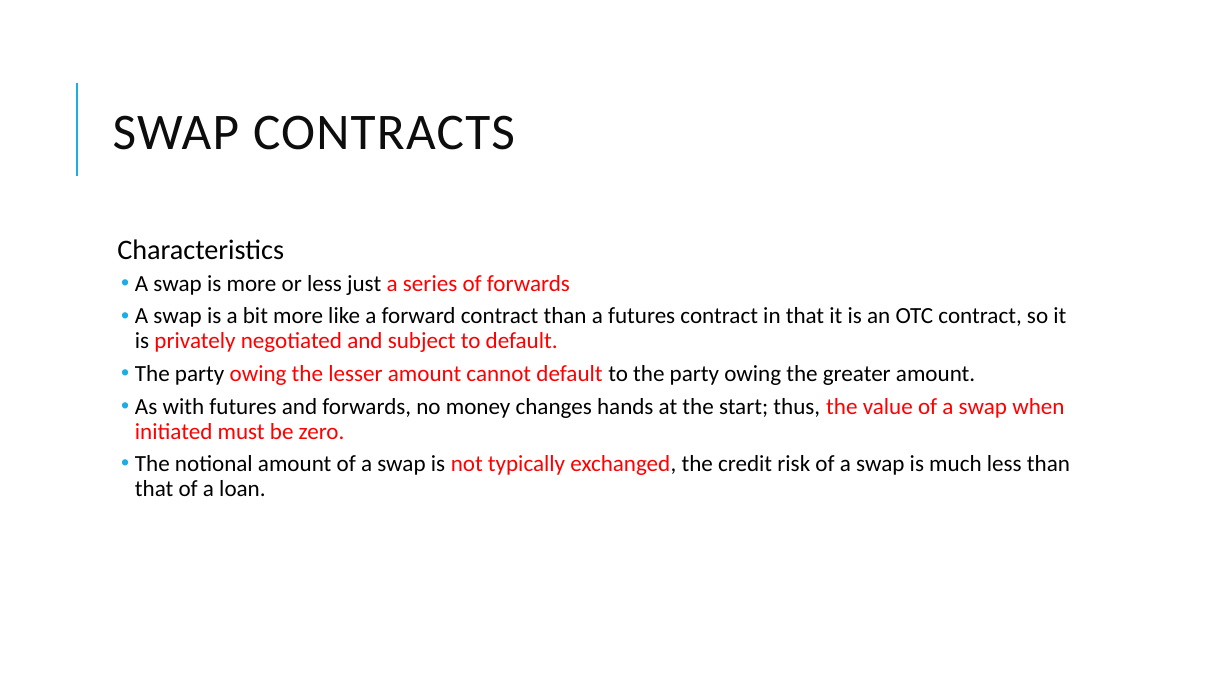
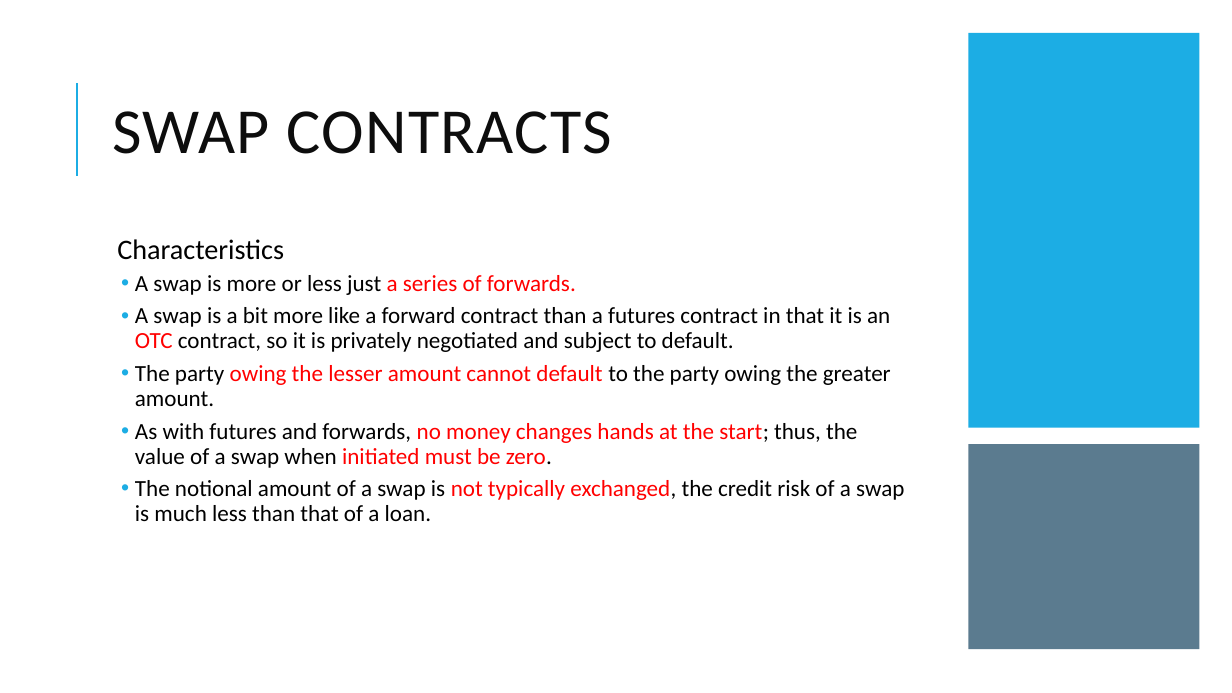
Before and after one commit to Isco0530/data, a slide deck: slide 23 of Derivatives.pptx. Drawn at 1232x693 pixels with LibreOffice and Linux fonts; fonts in the diff are those of the drawing. Boxes give left, top, right and bottom in pixels: in the first picture for what was removed or moved away, otherwise in the second. Text is boxed around its words. In the diff, an @@ line names an element or a change of style, - is before the commit and + after.

```diff
--- a/Derivatives.pptx
+++ b/Derivatives.pptx
@@ title "SWAP CONTRACTS" at [113, 111, 612, 154]: size 40 to 50 pt @@
@@ rectangle added at [969, 33, 1200, 428], fill #1CADE4 @@
@@ text at [135, 275, 576, 295]: text changed @@
-  • A swap is more or less just a series of forwards
+  • A swap is more or less just a series of forwards.
@@ text at [135, 307, 890, 468]: text colour #000000 to #FF0000 in "OTC", "no money changes hands at the start;"; text colour #FF0000 to #000000 in "privately negotiated and subject to default.", "the value of a swap when zero." @@
@@ rectangle added at [969, 445, 1200, 650], fill #335B74 at 80% opacity @@
```
Also in this commit, not shown: 6 other slides changed.
